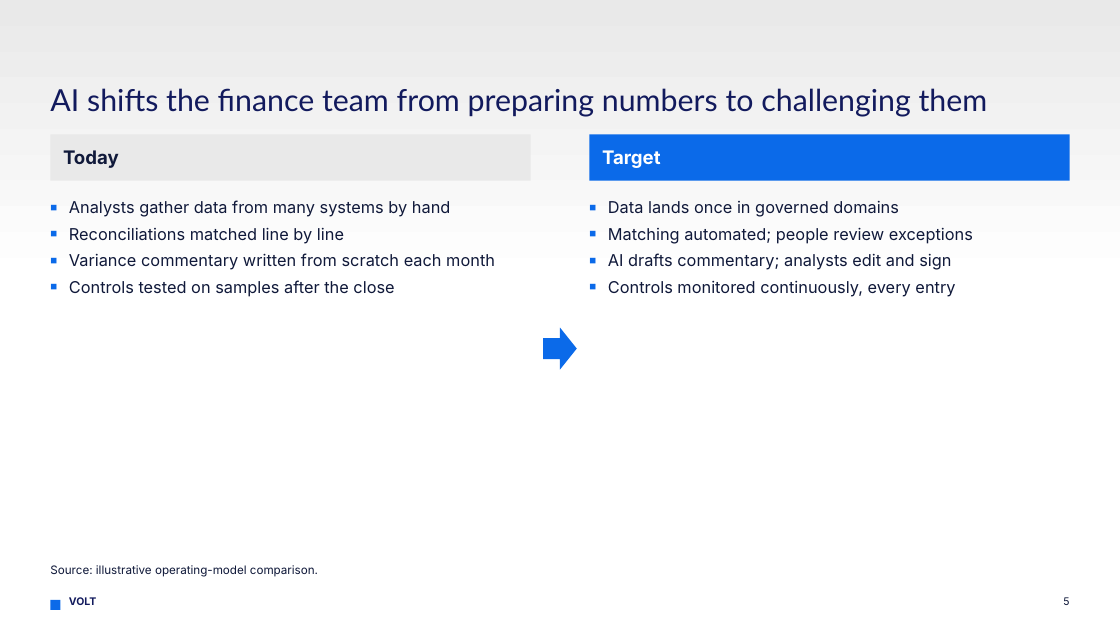
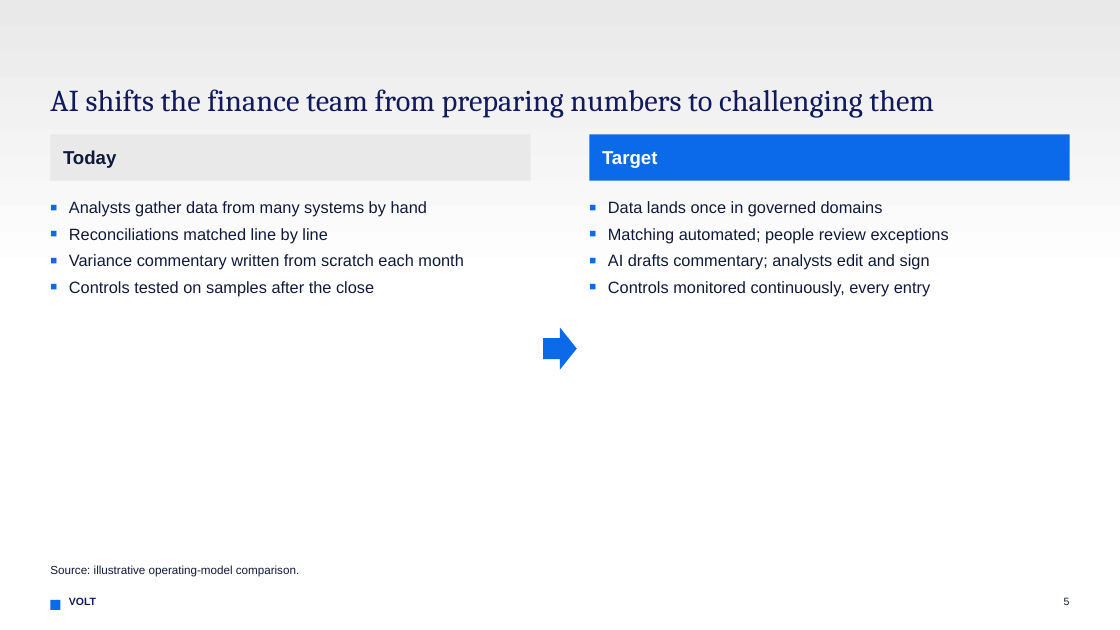
Before and after one commit to rshetty66/VOLT-Main, a slide deck: slide 5 of .claude/skills/consulting-ppt-template/examples/sample-deck.pptx. Drawn at 1120x630 pixels with LibreOffice and Linux fonts; fonts in the diff are those of the drawing. Boxes give left, top, right and bottom in pixels: in the first picture for what was removed or moved away, otherwise in the second. Text is boxed around its words. In the diff, an @@ line names an element or a change of style, - is before the commit and + after.

```diff
--- a/.claude/skills/consulting-ppt-template/examples/sample-deck.pptx
+++ b/.claude/skills/consulting-ppt-template/examples/sample-deck.pptx
@@ title "AI shifts the finance team ..." at [50, 89, 934, 118]: font Lato to Cambria @@
@@ font Inter to Arial in 7 elements at [50, 134, 531, 181], [69, 201, 463, 297], [590, 134, 1070, 181], [608, 201, 949, 297], [50, 565, 299, 577], [69, 597, 96, 605], [1064, 597, 1070, 605] @@
```
Also in this commit, not shown: 11 other slides changed, 9 other files.
